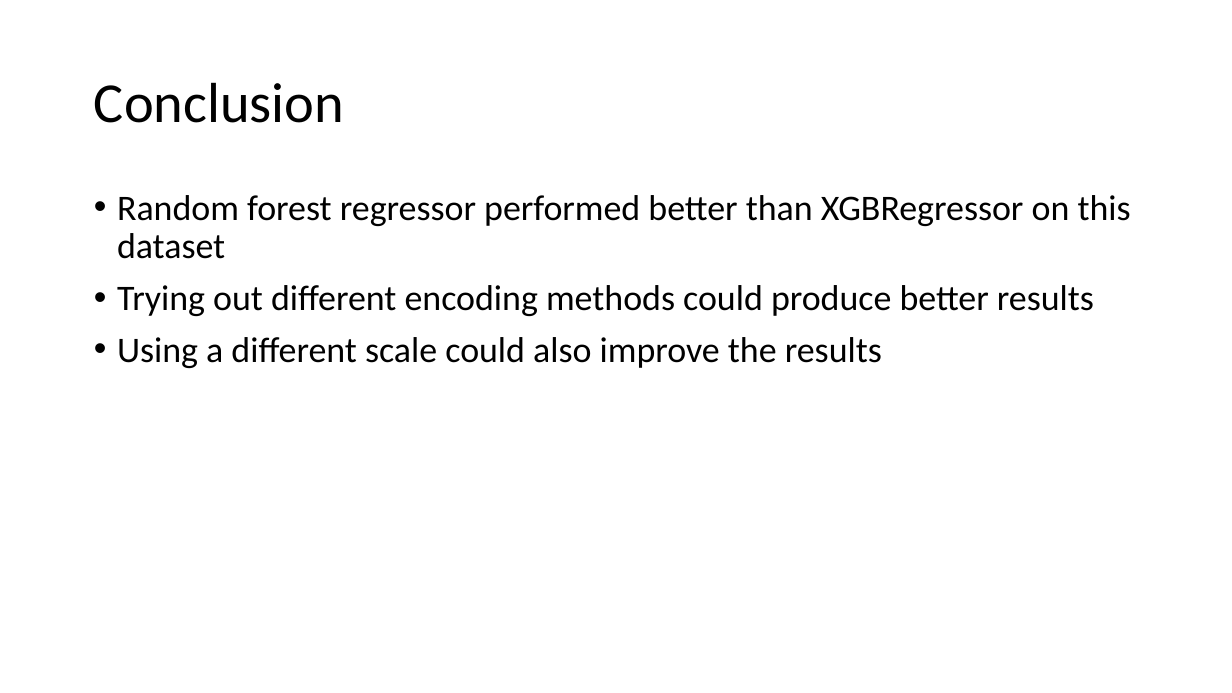
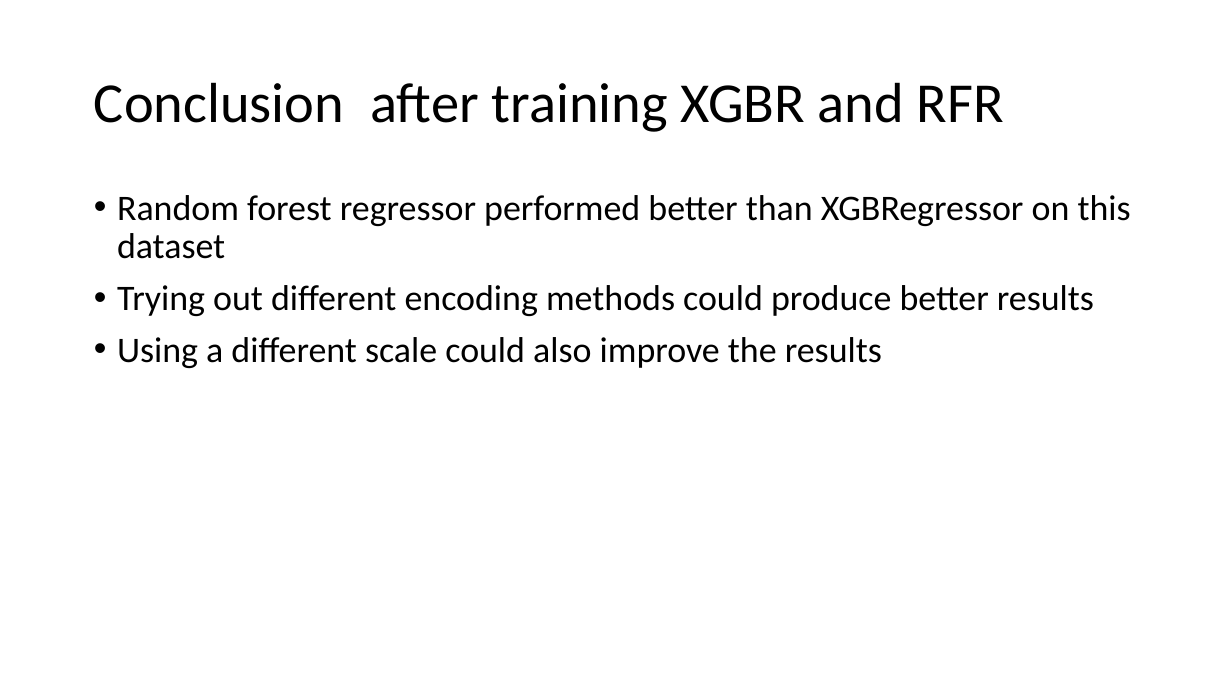
Before and after one commit to Jainlo/cali-housing-prices, a slide deck: slide 24 of California Housing Prices.pptx. Drawn at 1232x693 pixels with LibreOffice and Linux fonts; fonts in the diff are those of the drawing. Boxes give left, top, right and bottom in pixels: in the first picture for what was removed or moved away, otherwise in the second. Text is boxed around its words. In the diff, an @@ line names an element or a change of style, - is before the commit and + after.

```diff
--- a/California Housing Prices.pptx
+++ b/California Housing Prices.pptx
@@ title at bbox=[94, 82, 1004, 132]: text changed @@
-Conclusion
+Conclusion after training XGBR and RFR
```
Also in this commit, not shown: 2 other slides changed, 4 other files.
